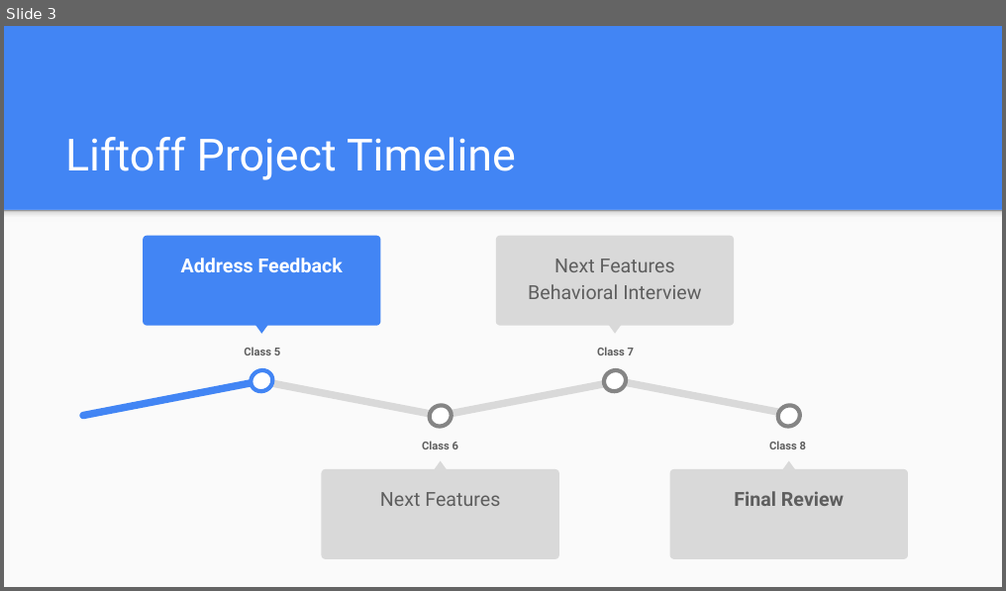
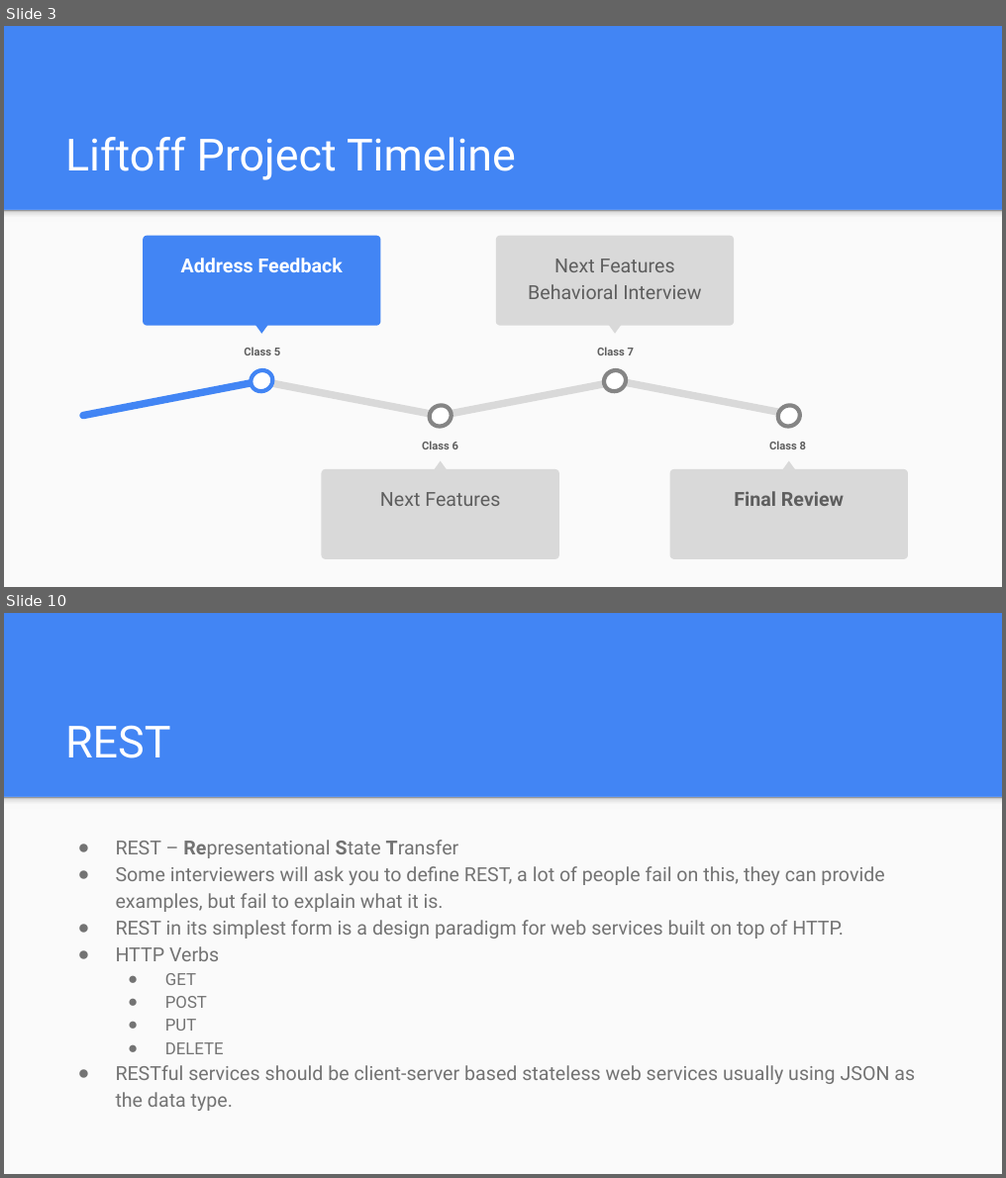
Before and after one commit to icon5585/liftoff-presentations, a slide deck: Class 5 Slides.pptx. Shown one above the other, each under a label of ours: slide 3 before the commit, slides 3 and 10 after it; the slides between them are not shown. The pictures are 1006x591 and 1006x1178 pixels, drawn with LibreOffice and Linux fonts; fonts in the diff are those of the drawing. Boxes give left, top, right and bottom in pixels: in the first picture for what was removed or moved away, otherwise in the second. Text is boxed around its words. In the diff, an @@ line names an element or a change of style, - is before the commit and + after.

```diff
--- a/Class 5 Slides.pptx
+++ b/Class 5 Slides.pptx
@@ slide 10 added at bbox=[4, 613, 1002, 1174], background #4285F4; not listed: 2 template elements that a slide beside it also shows @@
@@ title added at bbox=[65, 725, 170, 759], 32 pt, text #FFFFFF @@
+REST
@@ text added at bbox=[116, 840, 915, 1111], 14 pt, text #737373 @@
+● REST – Representational State Transfer
+● Some interviewers will ask you to define REST, a lot of people fail on this, they can provide examples, but fail to explain what it is.
+● REST in its simplest form is a design paradigm for web services built on top of HTTP.
+● HTTP Verbs
+  ● GET
+  ● POST
+  ● PUT
+  ● DELETE
+● RESTful services should be client-server based stateless web services usually using JSON as the data type.
```
Also in this commit, not shown: 2 slides changed, 12 other slides added, 4 slides removed.
